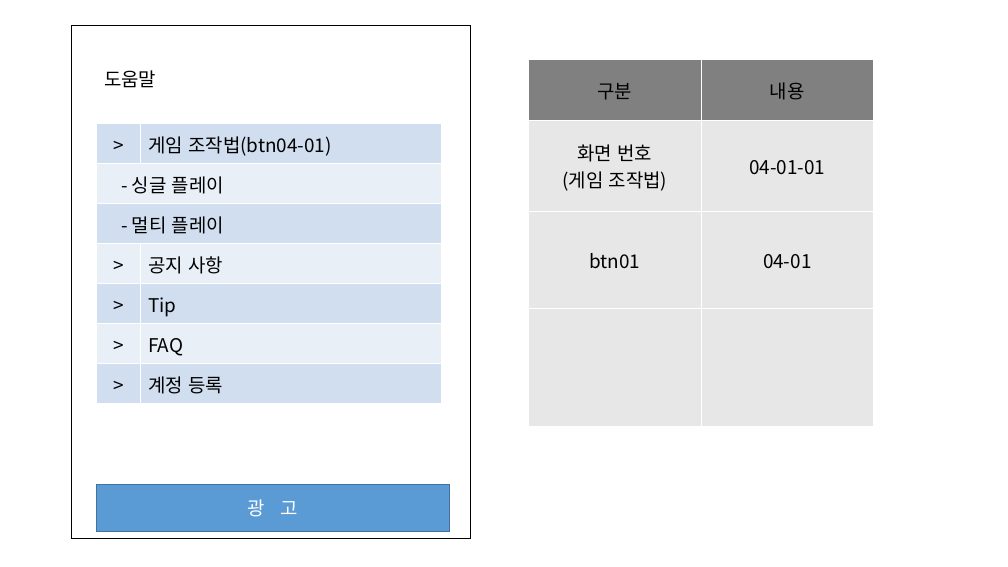
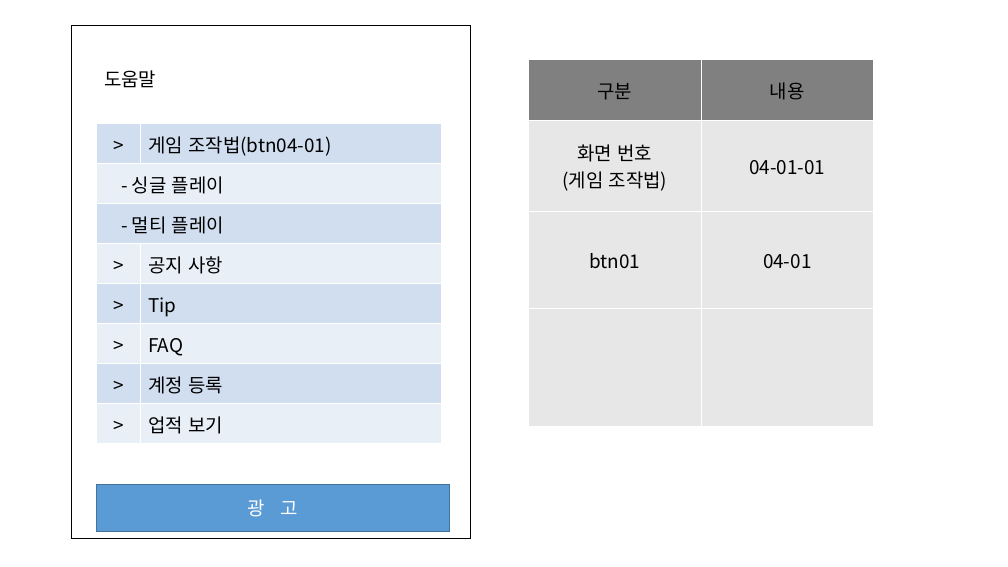
Before and after one commit to Maze-of-memories/origin, a slide deck: slide 6 of 화면정의서.pptx. Drawn at 1008x567 pixels with LibreOffice and Linux fonts; fonts in the diff are those of the drawing. Boxes give left, top, right and bottom in pixels: in the first picture for what was removed or moved away, otherwise in the second. Text is boxed around its words. In the diff, an @@ line names an element or a change of style, - is before the commit and + after.

```diff
--- a/화면정의서.pptx
+++ b/화면정의서.pptx
@@ table at [97,124,441,444] @@
+row 8: > | 업적 보기
```
Also in this commit, not shown: 7 other files.
